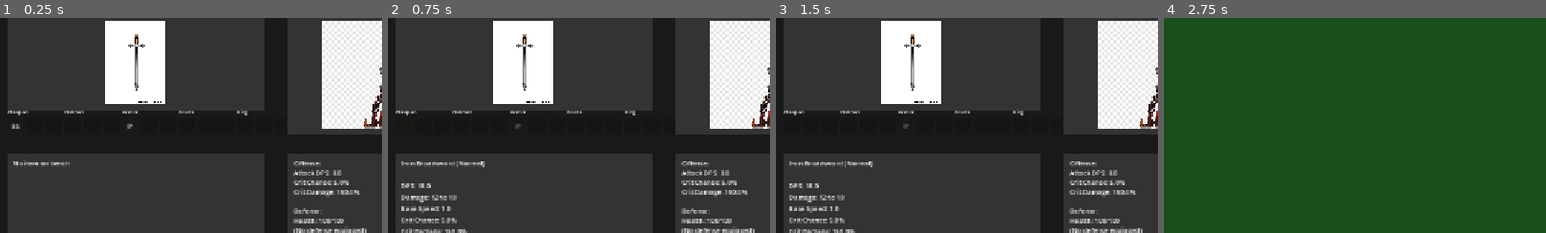
Above: before the commit, frames 1-4 (left to right).
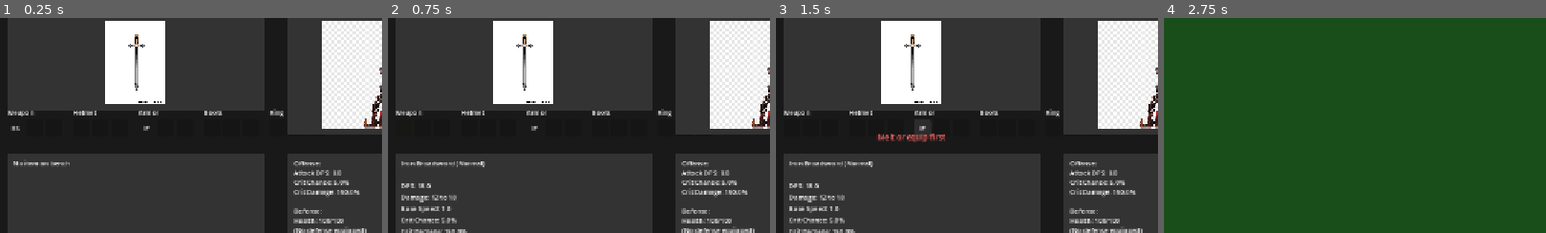
Above: after the commit, the same moments.

Repository: loginn/hammertime
Game: Godot game, scene res://scenes/main.tscn
Two runs of this game, one before a commit and one after it. Both use one fixed random seed, a clock stepped at 60 frames per second and the inputs below.
Inputs (mouse positions are % of the whole screen's width and height, from its top left):
- Up to frame 1 (0.25 s): no input
- Up to frame 2 (0.75 s): click "BS" at 0.5 s
- Up to frame 3 (1.5 s): click (45, 33) at 1.25 s, where only the run after the commit has a clickable "IP"
- Up to frame 4 (2.75 s): click "Adventure" at 2 s
The pictures show only the part of the screen within x 26-76%, y 8-58%; the shares and areas given below are measured in that part.

The runs differ from the first frame. In frame 1, 0.8% of the frame differs, in the area x 2-75%, y 42-53%; in frame 2, 0.8%; in frame 3, 1.2%, in the area x 2-75%, y 42-58%; in frame 4, nothing differs.

Commit message:
fix(57-03): fix stash group separation, bench toast, and animation bugs
- forge_view.tscn: widen stash group gaps to 24px (10px->24px inter-group spacing)
- forge_view.tscn: update StashDisplay offset_right from 770 to 830 for wider layout
- forge_view.tscn: upgrade all 5 group labels from font_size=9 to font_size=11
- forge_view.gd: remove btn.disabled bench guard in _update_stash_display (was preventing toast)
- forge_view.gd: move _flash_stash_slot call to after _update_stash_display (fixes invisible yellow flash)
- forge_view.gd: defer _pulse_stash_slots via call_deferred to prevent double-pulse from theme transition

Diff:
--- a/scenes/forge_view.gd
+++ b/scenes/forge_view.gd
@@ -391,7 +391,7 @@
 				btn.text = _get_item_abbreviation(item)
 				btn.tooltip_text = _build_stash_tooltip(item)
 				btn.modulate = Color(1.0, 1.0, 1.0, 1.0)
-				btn.disabled = (GameState.crafting_bench != null)
+				btn.disabled = false
 			else:
 				btn.text = ""
 				btn.tooltip_text = ""
@@ -420,12 +420,11 @@
 	GameState.crafting_bench = item
 	current_item = item
 
-	# D-07: flash the now-empty slot
-	_flash_stash_slot(slot_type, index)
-
 	# Refresh all displays
 	update_current_item()
 	_update_stash_display()
+	# D-07: flash the now-empty slot — called AFTER _update_stash_display so tween overwrites grey
+	_flash_stash_slot(slot_type, index)
 	update_melt_equip_states()
 	update_inventory_display()
 
@@ -438,10 +437,18 @@
 
 
 func _pulse_stash_slots() -> void:
+	# Defer by one frame so the disabled->enabled theme transition completes before tween starts,
+	# preventing a visual double-pulse (theme pop + tween pulse).
+	call_deferred("_pulse_stash_slots_impl")
+
+
+func _pulse_stash_slots_impl() -> void:
 	for slot_type in stash_slot_buttons:
 		for i in range(3):
 			var btn: Button = stash_slot_buttons[slot_type][i]
 			if not btn.disabled:
+				# Reset modulate to a known clean state before tweening to avoid theme-transition pop
+				btn.modulate = Color(1.0, 1.0, 1.0, 1.0)
 				var tween := create_tween()
 				tween.tween_property(btn, "modulate:a", 0.4, 0.15)
 				tween.tween_property(btn, "modulate:a", 1.0, 0.15)
--- a/scenes/forge_view.tscn
+++ b/scenes/forge_view.tscn
@@ -272,7 +272,7 @@
 anchors_preset = 0
 offset_left = 340.0
 offset_top = 155.0
-offset_right = 770.0
+offset_right = 830.0
 offset_bottom = 215.0
 
 [node name="WeaponGroup" type="VBoxContainer" parent="StashDisplay"]
@@ -284,7 +284,7 @@
 
 [node name="WeaponLabel" type="Label" parent="StashDisplay/WeaponGroup"]
 layout_mode = 2
-theme_override_font_sizes/font_size = 9
+theme_override_font_sizes/font_size = 11
 text = "Weapon"
 
 [node name="WeaponSlots" type="HBoxContainer" parent="StashDisplay/WeaponGroup"]
@@ -313,14 +313,14 @@
 
 [node name="HelmetGroup" type="VBoxContainer" parent="StashDisplay"]
 layout_mode = 0
-offset_left = 96.0
-offset_top = 0.0
-offset_right = 182.0
+offset_left = 110.0
+offset_top = 0.0
+offset_right = 196.0
 offset_bottom = 60.0
 
 [node name="HelmetLabel" type="Label" parent="StashDisplay/HelmetGroup"]
 layout_mode = 2
-theme_override_font_sizes/font_size = 9
+theme_override_font_sizes/font_size = 11
 text = "Helmet"
 
 [node name="HelmetSlots" type="HBoxContainer" parent="StashDisplay/HelmetGroup"]
@@ -349,14 +349,14 @@
 
 [node name="ArmorGroup" type="VBoxContainer" parent="StashDisplay"]
 layout_mode = 0
-offset_left = 192.0
-offset_top = 0.0
-offset_right = 278.0
+offset_left = 220.0
+offset_top = 0.0
+offset_right = 306.0
 offset_bottom = 60.0
 
 [node name="ArmorLabel" type="Label" parent="StashDisplay/ArmorGroup"]
 layout_mode = 2
-theme_override_font_sizes/font_size = 9
+theme_override_font_sizes/font_size = 11
 text = "Armor"
 
 [node name="ArmorSlots" type="HBoxContainer" parent="StashDisplay/ArmorGroup"]
@@ -385,14 +385,14 @@
 
 [node name="BootsGroup" type="VBoxContainer" parent="StashDisplay"]
 layout_mode = 0
-offset_left = 288.0
-offset_top = 0.0
-offset_right = 374.0
+offset_left = 330.0
+offset_top = 0.0
+offset_right = 416.0
 offset_bottom = 60.0
 
 [node name="BootsLabel" type="Label" parent="StashDisplay/BootsGroup"]
 layout_mode = 2
-theme_override_font_sizes/font_size = 9
+theme_override_font_sizes/font_size = 11
 text = "Boots"
 
 [node name="BootsSlots" type="HBoxContainer" parent="StashDisplay/BootsGroup"]
@@ -421,14 +421,14 @@
 
 [node name="RingGroup" type="VBoxContainer" parent="StashDisplay"]
 layout_mode = 0
-offset_left = 384.0
-offset_top = 0.0
-offset_right = 430.0
+offset_left = 440.0
+offset_top = 0.0
+offset_right = 486.0
 offset_bottom = 60.0
 
 [node name="RingLabel" type="Label" parent="StashDisplay/RingGroup"]
 layout_mode = 2
-theme_override_font_sizes/font_size = 9
+theme_override_font_sizes/font_size = 11
 text = "Ring"
 
 [node name="RingSlots" type="HBoxContainer" parent="StashDisplay/RingGroup"]
